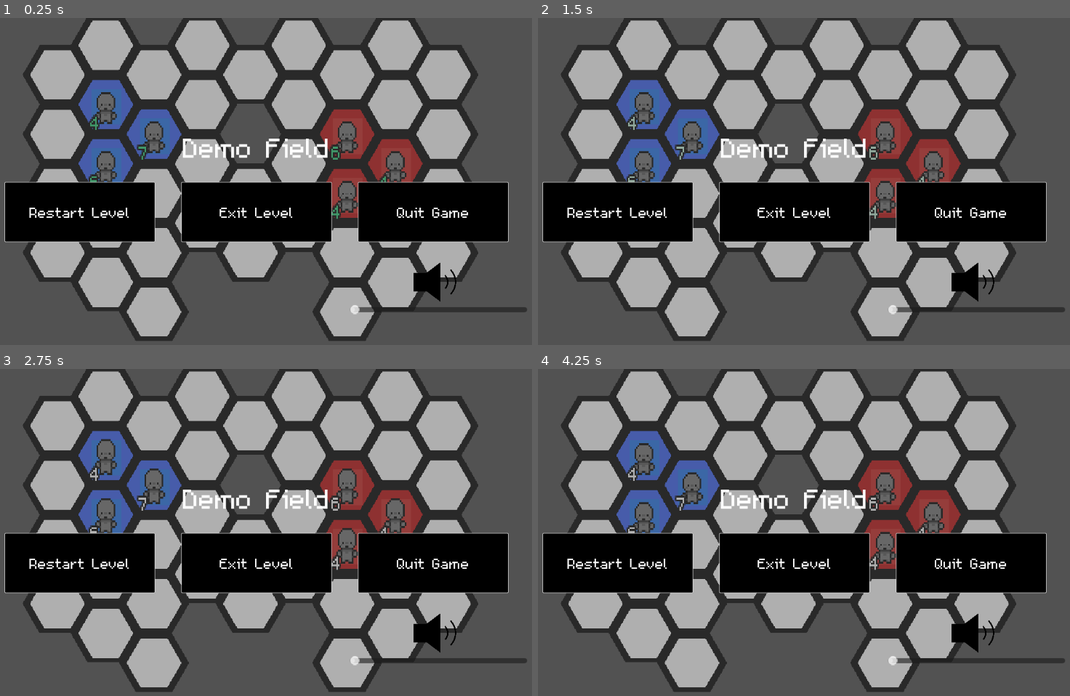
Above: before the commit, frames 1-4 (two rows, left to right).
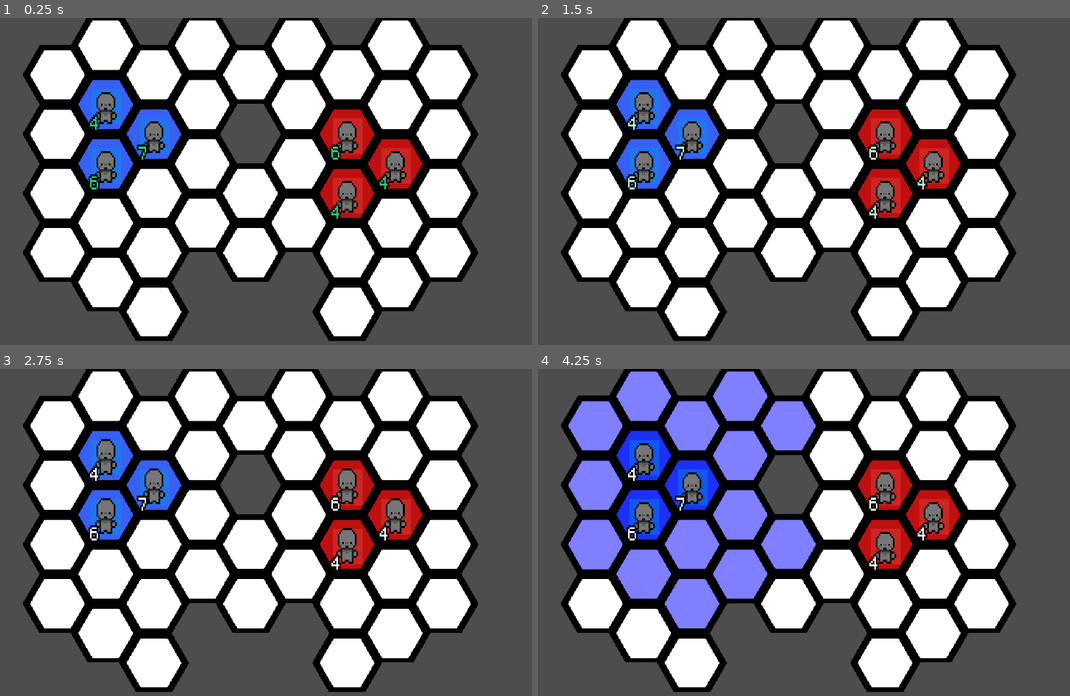
Above: after the commit, the same moments.

Repository: DubiousDuck/Manny-Takes-on-Upper-Management
Game: Godot game, scene res://stages/demo_field.tscn
Two runs of this game, one before a commit and one after it. Both use one fixed random seed, a clock stepped at 60 frames per second and the inputs below. This scene is started directly instead of the project's main scene.
Inputs (mouse positions are in pixels of both pictures, inside the frame that each line leads up to):
- Up to frame 1 (0.25 s): no input
- Up to frame 2 (1.5 s): click (617, 210) at 0.5 s, where only the run before the commit has a clickable "Restart Level"; click (617, 210) at 1.25 s, where only the run before the commit has a clickable "Restart Level"
- Up to frame 3 (2.75 s): click (79, 561) at 2 s, where only the run before the commit has a clickable "Restart Level"
- Up to frame 4 (4.25 s): tap Enter (ui_accept) at 2.75, 3.02 s; move the mouse to (692, 489) at 2.77 s; hold Right (ui_right) 2.78-3.5 s; click (692, 489) at 2.85 s; click (617, 519) at 3.5 s, where only the run after the commit has a clickable "Basic Punch"

The runs differ from the first frame. In frame 1, 62% of the frame differs, in the area x 0-100%, y 0-99%; in frame 2, 62%; in frame 3, 62%; in frame 4, 63%.

Commit message:
Music added !! volume slider works in battle menu
Music is straight from my "Splatcho" game. I made it in some basic music creation website.

Diff:
--- /dev/null
+++ b/Global/audio_preload.gd
@@ -0,0 +1,49 @@
+extends AudioStreamPlayer
+
+const _47 = preload("res://assets/test_songs/4758872798134272.wav")
+const _53 = preload("res://assets/test_songs/5388408074141696.wav")
+const _54 = preload("res://assets/test_songs/5452190569857024.wav")
+const _59 = preload("res://assets/test_songs/5946900010893312.wav")
+const _64 = preload("res://assets/test_songs/6405233909039104.wav")
+
+var lastTrack: int = 99
+var volValue: int = 69
+
+func _ready():
+	var i: int = randi_range(0,4)
+	if i == 0:
+		stream = _47
+	elif i == 1:
+		stream = _53
+	elif i == 2:
+		stream = _54
+	elif i == 3:
+		stream = _59
+	elif i == 4:
+		stream = _64
+	lastTrack = i
+	play()
+
+func _on_finished():
+	var i: int = randi_range(0,4)
+
+	while i == lastTrack:
+		i = randi_range(0,4)
+
+	if i == 0:
+		stream = _47
+	elif i == 1:
+		stream = _53
+	elif i == 2:
+		stream = _54
+	elif i == 3:
+		stream = _59
+	elif i == 4:
+		stream = _64
+
+	lastTrack = i
+
+	play()
+
+func volChange(vol):
+	volume_db = vol
--- /dev/null
+++ b/Global/audio_preload.tscn
@@ -0,0 +1,9 @@
+[gd_scene load_steps=2 format=3 uid="uid://dcm63m07qp7vt"]
+
+[ext_resource type="Script" path="res://Global/audio_preload.gd" id="1_bgm7c"]
+
+[node name="AudioPreload" type="AudioStreamPlayer"]
+autoplay = true
+script = ExtResource("1_bgm7c")
+
+[connection signal="finished" from="." to="." method="_on_finished"]
--- a/project.godot
+++ b/project.godot
@@ -20,6 +20,7 @@
 EventBus="*res://Global/event_bus.gd"
 Global="*res://Global/global.gd"
 HexNavi="*res://addons/hex_grid_nav/hexagon_navigation.gd"
+AudioPreload="*res://Global/audio_preload.tscn"
 
 [display]
 
--- a/ui/battle_canvas_layer.tscn
+++ b/ui/battle_canvas_layer.tscn
@@ -8,6 +8,7 @@
 script = ExtResource("1_pg7py")
 
 [node name="BattleMenuControl" type="Control" parent="."]
+visible = false
 layout_mode = 3
 anchors_preset = 15
 anchor_right = 1.0
@@ -70,8 +71,8 @@
 theme_override_font_sizes/font_size = 45
 text = "Quit Game"
 
-[node name="VolumeSlider" type="Control" parent="."]
-layout_mode = 3
+[node name="VolumeSlider" type="Control" parent="BattleMenuControl"]
+layout_mode = 1
 anchors_preset = 15
 anchor_right = 1.0
 anchor_bottom = 1.0
@@ -79,12 +80,12 @@
 grow_vertical = 2
 script = ExtResource("2_k60nf")
 
-[node name="SpeakerImage" type="Sprite2D" parent="VolumeSlider"]
+[node name="SpeakerImage" type="Sprite2D" parent="BattleMenuControl/VolumeSlider"]
 position = Vector2(948, 520)
 scale = Vector2(0.170892, 0.170892)
 texture = ExtResource("3_y3cgx")
 
-[node name="HSlider" type="HSlider" parent="VolumeSlider"]
+[node name="HSlider" type="HSlider" parent="BattleMenuControl/VolumeSlider"]
 layout_mode = 0
 offset_left = 761.0
 offset_top = 568.0
@@ -92,4 +93,4 @@
 offset_bottom = 584.0
 scale = Vector2(1.24538, 1.24538)
 
-[connection signal="value_changed" from="VolumeSlider/HSlider" to="VolumeSlider" method="_on_h_slider_value_changed"]
+[connection signal="value_changed" from="BattleMenuControl/VolumeSlider/HSlider" to="BattleMenuControl/VolumeSlider" method="_on_h_slider_value_changed"]
--- a/ui/volume_slider.gd
+++ b/ui/volume_slider.gd
@@ -4,26 +4,24 @@
 @onready var h_slider = $HSlider
 
 func _ready():
-	pass
-	#setMusicVol(AudioPreload.volValue)
-	#h_slider.value = AudioPreload.volValue
+	setMusicVol(AudioPreload.volValue)
+	h_slider.value = AudioPreload.volValue
 
 func _on_h_slider_value_changed(value):
 	setMusicVol(value)
 
 func setMusicVol(value):
-	pass
-	#AudioPreload.volume_db = log(value / 100) * 20.0 + 5.0
-	#AudioPreload.volValue = value
-	#if value <= 0:
-		#splatcho_volume_slider.texture = preload("res://assets/VolumeSprites/Splatcho Volume Slider (4).png")
-	#elif value <= 25:
-		#splatcho_volume_slider.texture = preload("res://assets/VolumeSprites/Splatcho Volume Slider (3).png")
-	#elif value <= 50:
-		#splatcho_volume_slider.texture = preload("res://assets/VolumeSprites/Splatcho Volume Slider (2).png")
-	#elif value <= 75:
-		#splatcho_volume_slider.texture = preload("res://assets/VolumeSprites/Splatcho Volume Slider (1).png")
-	#elif value < 100:
-		#splatcho_volume_slider.texture = preload("res://assets/VolumeSprites/Splatcho Volume Slider.png")
-	#else:
-		#splatcho_volume_slider.texture = preload("res://assets/VolumeSprites/Splatcho Volume Slider (6).png")
+	AudioPreload.volume_db = log(value / 100) * 20.0 + 5.0
+	AudioPreload.volValue = value
+	if value <= 0:
+		speaker_image.texture = preload("res://ui/VolumeSprites/Splatcho Volume Slider (4).png")
+	elif value <= 25:
+		speaker_image.texture = preload("res://ui/VolumeSprites/Splatcho Volume Slider (3).png")
+	elif value <= 50:
+		speaker_image.texture = preload("res://ui/VolumeSprites/Splatcho Volume Slider (2).png")
+	elif value <= 75:
+		speaker_image.texture = preload("res://ui/VolumeSprites/Splatcho Volume Slider (1).png")
+	elif value < 100:
+		speaker_image.texture = preload("res://ui/VolumeSprites/Splatcho Volume Slider.png")
+	else:
+		speaker_image.texture = preload("res://ui/VolumeSprites/Splatcho Volume Slider (6).png")
Not shown, added: assets/test_songs/4758872798134272.wav.import
Not shown, added: assets/test_songs/5388408074141696.wav.import
Not shown, added: assets/test_songs/5452190569857024.wav.import
Not shown, added: assets/test_songs/5946900010893312.wav.import
Not shown, added: assets/test_songs/6405233909039104.wav.import
Not shown, added: assets/test_songs/4758872798134272.wav
Not shown, added: assets/test_songs/5388408074141696.wav
Not shown, added: assets/test_songs/5452190569857024.wav
Not shown, added: assets/test_songs/5946900010893312.wav
Not shown, added: assets/test_songs/6405233909039104.wav
